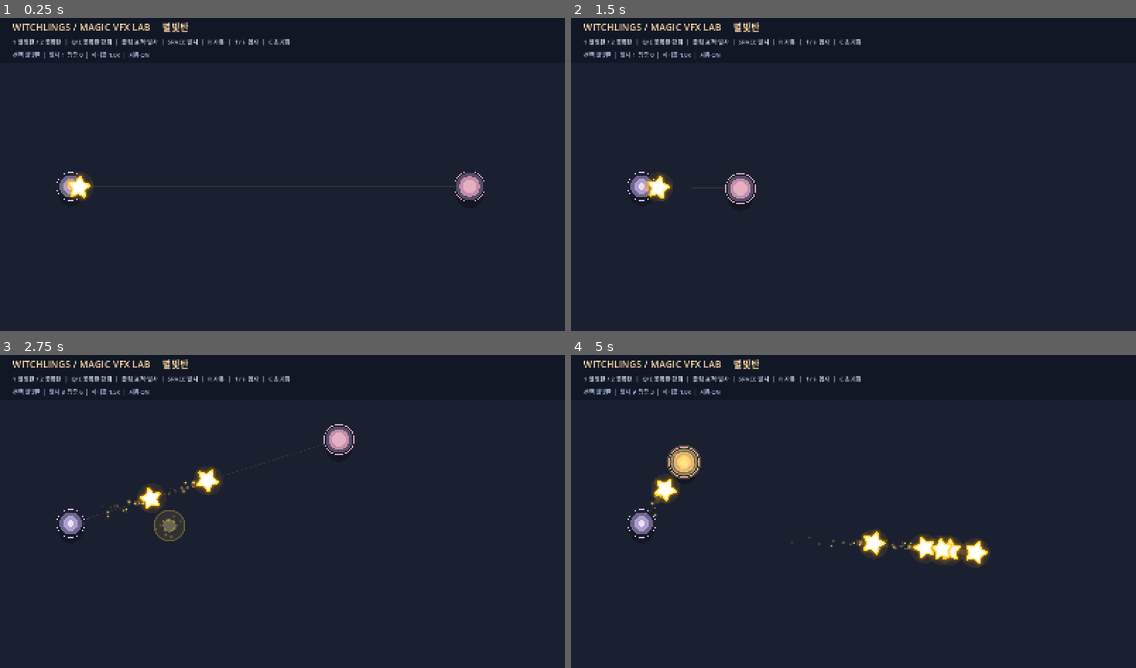
Above: before the commit, frames 1-4 (two rows, left to right).
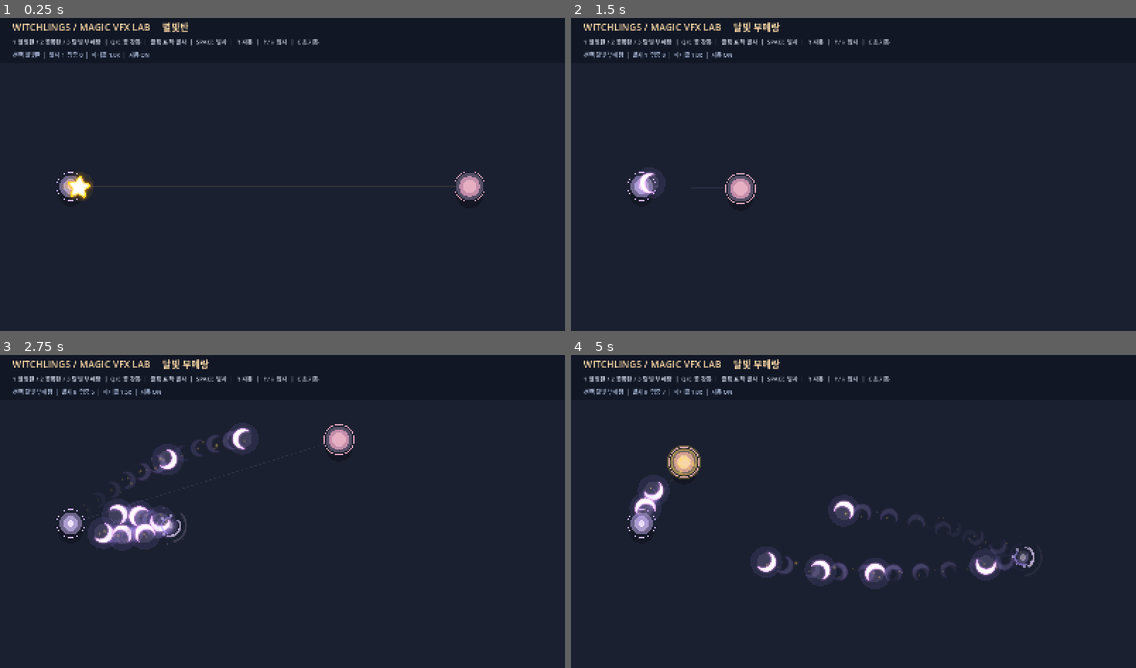
Above: after the commit, the same moments.

Repository: LittleEvasn/Test-Room
Game: Godot game, scene res://scenes/main.tscn
Same seed, same stepped clock (60 frames per second), same inputs: the game is played once before the commit and once after it.
Inputs (mouse positions are in pixels of both pictures, inside the frame that each line leads up to):
- Up to frame 1 (0.25 s): no input
- Up to frame 2 (1.5 s): tap Enter at 0.5 s; move the mouse to (977, 155) at 0.52 s; hold Up 0.53-1.28 s; tap 3 at 0.6 s; click (977, 155) at 0.67 s; tap Space at 0.77, 1.07 s; tap C at 0.8, 1.35 s; move the mouse to (740, 187) at 1.27 s; hold Down from 1.28 s (still down); click (740, 187) at 1.42 s
- Up to frame 3 (2.75 s): tap Space at 1.52, 1.55, 1.82, 2.1 s; move the mouse to (339, 439) at 2.02 s; release Down at 2.03 s; hold Up from 2.03 s (still down); click (339, 439) at 2.17 s; tap 3 at 2.3 s
- Up to frame 4 (5 s): move the mouse to (825, 574) at 2.77 s; tap 3 at 2.85, 4.55 s; click (825, 574) at 2.92 s; tap Space at 3.02, 3.32, 3.77, 3.8, 4.07, 4.52, 4.82 s; tap C at 3.05, 3.6 s; move the mouse to (1023, 558) at 3.52 s; release Up at 3.53 s; hold Down from 3.53 s (still down); click (1023, 558) at 3.67 s; move the mouse to (684, 461) at 4.27 s; tap 1 at 4.35 s; click (684, 461) at 4.42 s

The runs differ from the first frame. In frame 1, 0.5% of the frame differs, in the area x 11-57%, y 6-10%; in frame 2, 1.3%; in frame 3, 4.0%; in frame 4, 5.0%, in the area x 4-82%, y 1-73%.

Commit message:
Integrate moon boomerang as third selectable spell in VFX lab

Diff:
--- a/scripts/main.gd
+++ b/scripts/main.gd
@@ -5,6 +5,8 @@
 const IMPACT_SCRIPT = preload("res://scripts/impact_burst.gd")
 const BLOOM_SCRIPT = preload("res://scripts/bloom_bomb.gd")
 const BLOOM_BURST_SCRIPT = preload("res://scripts/bloom_burst.gd")
+const MOON_SCRIPT = preload("res://scripts/moon_boomerang.gd")
+const MOON_HIT_SCRIPT = preload("res://scripts/moon_hit_burst.gd")
 
 const SCREEN_SIZE := Vector2(1600.0, 900.0)
 const START_POINT := Vector2(200.0, 490.0)
@@ -18,7 +20,7 @@
 var particle_multiplier := 1.0
 var fired_count := 0
 var impact_count := 0
-var selected_spell := 0 # 0 = 별빛탄, 1 = 꽃폭탄
+var selected_spell := 0 # 0 = 별빛탄, 1 = 꽃폭탄, 2 = 달빛 부메랑
 var bloom_rank := 0
 
 var title_label: Label
@@ -36,15 +38,15 @@
         if fire_clock <= 0.0:
             fire_clock = fire_interval
             shoot()
-    var spell_name := "별빛탄" if selected_spell == 0 else "꽃폭탄"
-    var rank_str := "" if selected_spell == 0 else "  |  꽃폭탄 +%d (폭발 반경 %.0f)" % [bloom_rank, BLOOM_RADII[bloom_rank]]
+    var spell_name := "별빛탄" if selected_spell == 0 else ("꽃폭탄" if selected_spell == 1 else "달빛 부메랑")
+    var rank_str := "" if selected_spell != 1 else "  |  꽃폭탄 +%d (폭발 반경 %.0f)" % [bloom_rank, BLOOM_RADII[bloom_rank]]
     status_label.text = "선택 %s%s  |  발사 %d  명중 %d  |  파티클 %.1fx  |  자동 %s" % [
         spell_name, rank_str, fired_count, impact_count, particle_multiplier, "ON" if autofire else "OFF"
     ]
     queue_redraw()
 
 func shoot() -> void:
-    var active_count := get_tree().get_nodes_in_group("vfx_bolt").size() + get_tree().get_nodes_in_group("vfx_bloom").size()
+    var active_count := get_tree().get_nodes_in_group("vfx_bolt").size() + get_tree().get_nodes_in_group("vfx_bloom").size() + get_tree().get_nodes_in_group("vfx_moon").size()
     if active_count >= 50:
         return
     if selected_spell == 0:
@@ -53,12 +55,19 @@
         add_child(bolt)
         bolt.add_to_group("vfx_bolt")
         bolt.impacted.connect(_on_bolt_impact)
-    else:
+    elif selected_spell == 1:
         var bomb = BLOOM_SCRIPT.new()
         bomb.configure(START_POINT, target_point, particle_multiplier, BLOOM_RADII[bloom_rank])
         add_child(bomb)
         bomb.add_to_group("vfx_bloom")
         bomb.impacted.connect(_on_bloom_impact.bind(bloom_rank))
+    else:
+        var moon = MOON_SCRIPT.new()
+        moon.configure(START_POINT, target_point, particle_multiplier)
+        add_child(moon)
+        moon.add_to_group("vfx_moon")
+        moon.struck.connect(_on_moon_struck)
+        moon.returned.connect(_on_moon_returned)
     fired_count += 1
 
 func _on_bolt_impact(point: Vector2) -> void:
@@ -73,6 +82,19 @@
     burst.global_position = point
     burst.configure(radius, particle_multiplier, cast_rank)
     add_child(burst)
+
+func _on_moon_struck(point: Vector2) -> void:
+    impact_count += 1
+    var flash = MOON_HIT_SCRIPT.new()
+    flash.global_position = point
+    flash.configure(false)
+    add_child(flash)
+
+func _on_moon_returned(point: Vector2) -> void:
+    var flash = MOON_HIT_SCRIPT.new()
+    flash.global_position = point
+    flash.configure(true)
+    add_child(flash)
 
 func _unhandled_input(event: InputEvent) -> void:
     if event is InputEventMouseButton and event.pressed:
@@ -90,6 +112,9 @@
             KEY_2, KEY_KP_2:
                 selected_spell = 1
                 _update_title()
+            KEY_3, KEY_KP_3:
+                selected_spell = 2
+                _update_title()
             KEY_Q:
                 bloom_rank = maxi(0, bloom_rank - 1)
             KEY_E:
@@ -103,7 +128,7 @@
             KEY_DOWN, KEY_MINUS, KEY_KP_SUBTRACT:
                 particle_multiplier = maxf(0.0, particle_multiplier - 0.5)
             KEY_C:
-                for group_name in ["vfx_bolt", "vfx_bloom"]:
+                for group_name in ["vfx_bolt", "vfx_bloom", "vfx_moon"]:
                     for projectile in get_tree().get_nodes_in_group(group_name):
                         projectile.queue_free()
                 # 이미 생성된 폭발은 자연스럽게 사라진다.
@@ -117,7 +142,7 @@
     for y in range(140, 901, 80):
         draw_line(Vector2(0, y), Vector2(1600, y), Color(0.62, 0.70, 0.9, 0.065), 1.0)
 
-    var aiming_color := Color("ffd98e") if selected_spell == 0 else Color("f4a6c4")
+    var aiming_color := Color("ffd98e") if selected_spell == 0 else (Color("f4a6c4") if selected_spell == 1 else Color("c6b7ff"))
     draw_line(START_POINT, target_point, Color(aiming_color, 0.09), 2.0)
     draw_circle(START_POINT + Vector2(0, 22), 35.0, Color(0, 0, 0, 0.24))
     draw_circle(START_POINT, 32.0, Color("6d658b"))
@@ -150,7 +175,7 @@
     _update_title()
 
     info_label = Label.new()
-    info_label.text = "1 별빛탄 / 2 꽃폭탄  |  Q/E 꽃폭탄 강화  |  클릭 표적·발사  |  SPACE 발사  |  R 자동  |  ↑/↓ 입자  |  C 초기화"
+    info_label.text = "1 별빛탄 / 2 꽃폭탄 / 3 달빛 부메랑  |  Q/E 꽃 강화  |  클릭 표적·발사  |  SPACE 발사  |  R 자동  |  ↑/↓ 입자  |  C 초기화"
     info_label.position = Vector2(36, 66)
     info_label.add_theme_font_size_override("font_size", 17)
     info_label.add_theme_color_override("font_color", Color("c9d0e0"))
@@ -163,4 +188,4 @@
     layer.add_child(status_label)
 
 func _update_title() -> void:
-    title_label.text = "WITCHLINGS / MAGIC VFX LAB     %s" % ("별빛탄" if selected_spell == 0 else "꽃폭탄")
+    title_label.text = "WITCHLINGS / MAGIC VFX LAB     %s" % ("별빛탄" if selected_spell == 0 else ("꽃폭탄" if selected_spell == 1 else "달빛 부메랑"))
